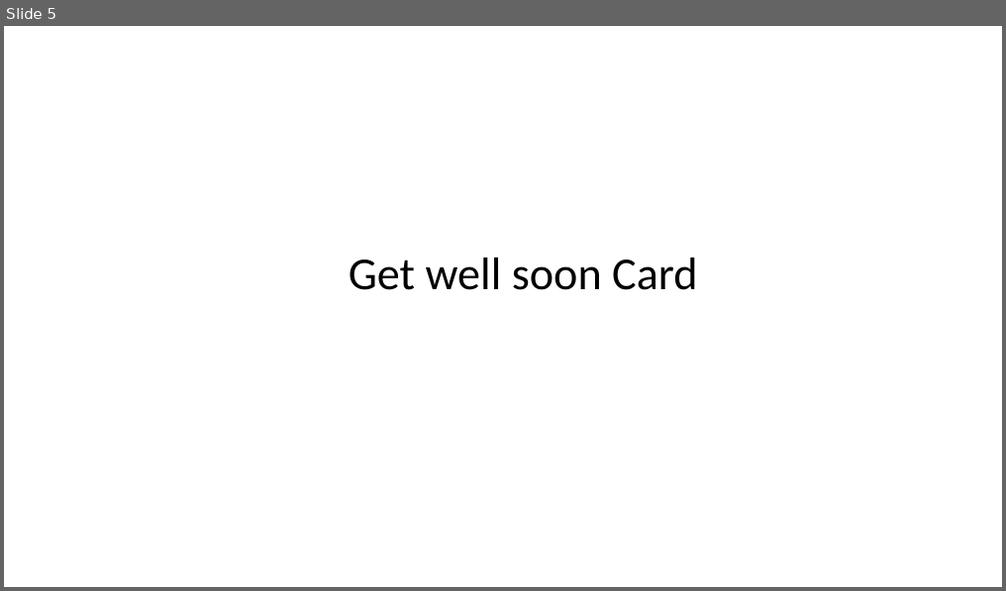
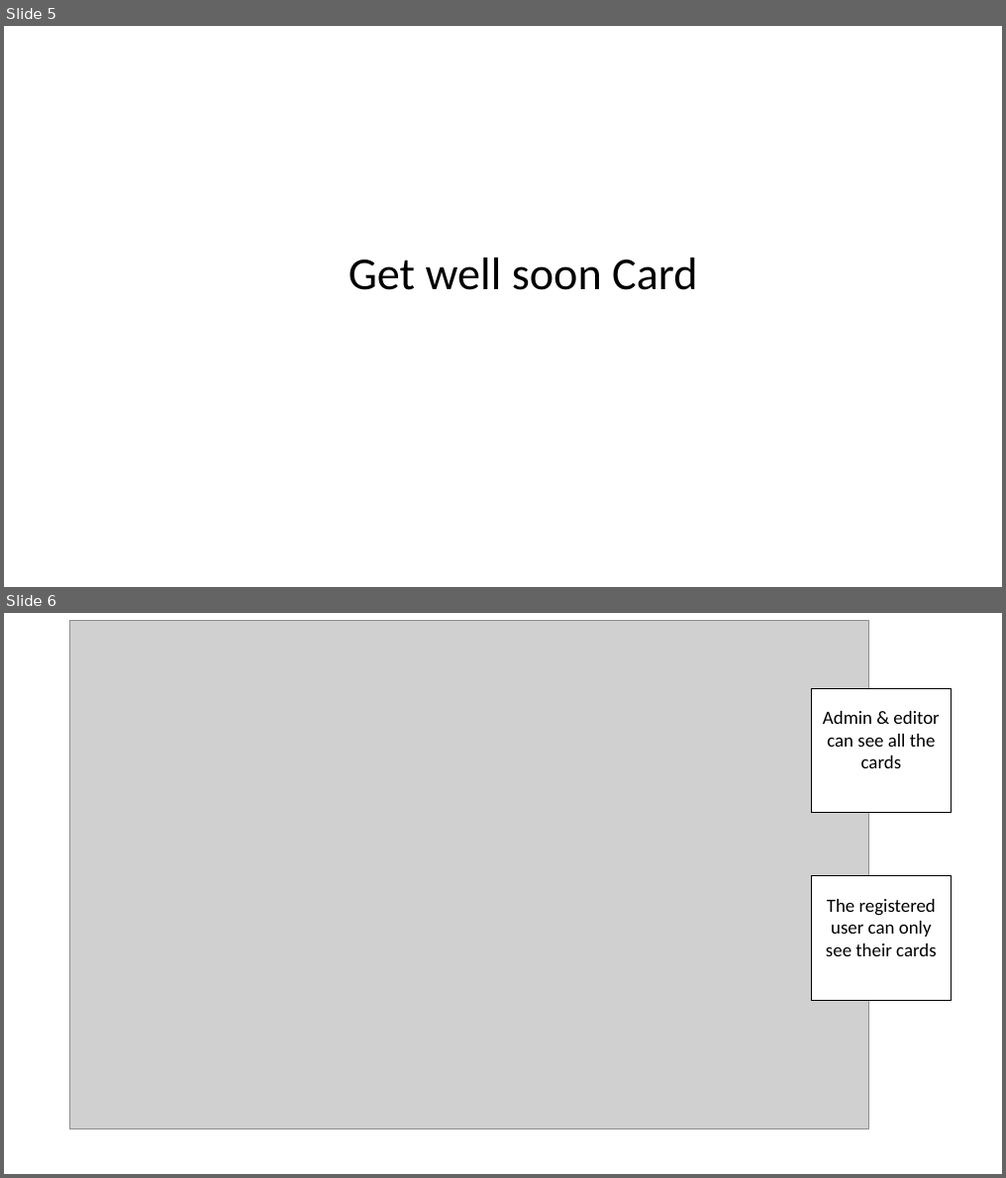
Before and after one commit to Priyanka-Khadilkar/hopsitalprojectteamthree, a slide deck: HospitalProjectTeamThree/Wireframes/LoginCardWireframe.pptx. Shown one above the other, each under a label of ours: slide 5 before the commit, slides 5 and 6 after it. The pictures are 1006x591 and 1006x1178 pixels, drawn with LibreOffice and Linux fonts; fonts in the diff are those of the drawing; grey boxes stand for pictures. Boxes give left, top, right and bottom in pixels: in the first picture for what was removed or moved away, otherwise in the second. Text is boxed around its words. In the diff, an @@ line names an element or a change of style, - is before the commit and + after.

Commit message:
finsih ERD and User Story for Login and Get Well Card

```diff
--- a/HospitalProjectTeamThree/Wireframes/LoginCardWireframe.pptx
+++ b/HospitalProjectTeamThree/Wireframes/LoginCardWireframe.pptx
@@ slide 6 added at (4, 613, 1002, 1174), background #FFFFFF @@
@@ picture added at (70, 621, 869, 1130) @@
@@ rectangle added at (811, 688, 951, 813), fill #FFFFFF, outline #000000 1 pt, 18 pt, text #000000 @@
+Admin & editor can see all the cards
@@ rectangle added at (811, 876, 951, 1001), fill #FFFFFF, outline #000000 1 pt, 18 pt, text #000000 @@
+The registered user can only see their cards
```
Also in this commit, not shown: 3 slides changed, 2 slides removed, 2 other files.
